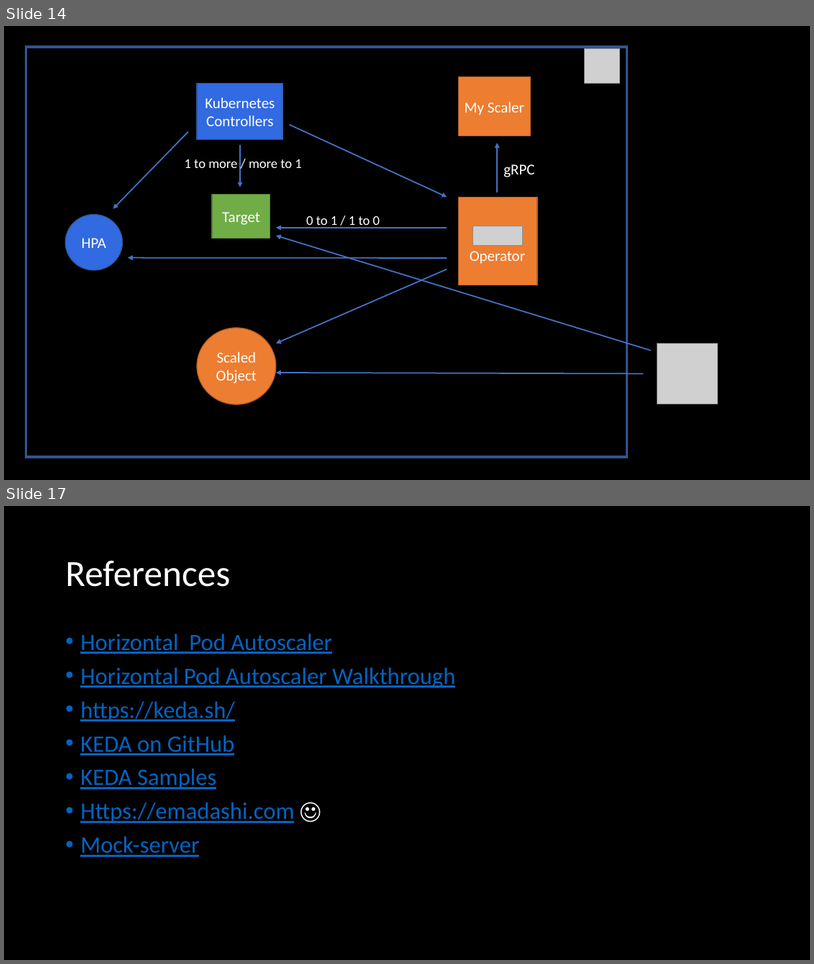
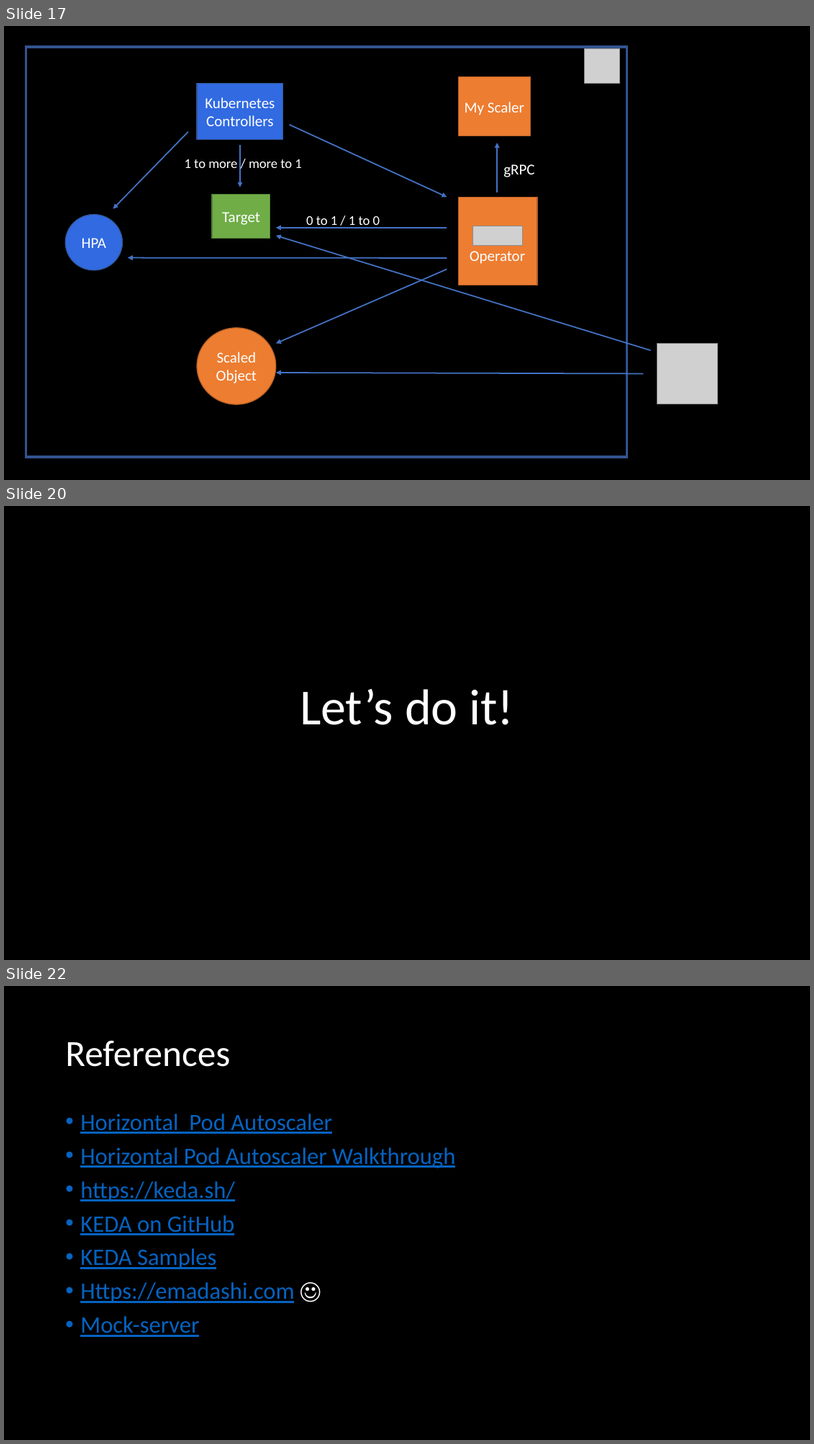
Before and after one commit to eashi/keda-workshop, a slide deck: preso.pptx. Shown one above the other, each under a label of ours: slides 14 and 17 before the commit, slides 17, 20 and 22 after it; the slides between them are not shown. The pictures are 814x964 and 814x1444 pixels, drawn with LibreOffice and Linux fonts; fonts in the diff are those of the drawing; grey boxes stand for pictures. Boxes give left, top, right and bottom in pixels: in the first picture for what was removed or moved away, otherwise in the second. Text is boxed around its words. In the diff, an @@ line names an element or a change of style, - is before the commit and + after.

```diff
--- a/preso.pptx
+++ b/preso.pptx
@@ slide 20 added at <box>4,506,810,960</box>, background #000000 @@
@@ title added at <box>300,688,514,725</box>, 60 pt, text #FFFFFF @@
+Let’s do it!
@@ what was slide 14 is now slide 17 @@
@@ what was slide 17 is now slide 22 @@
```
Also in this commit, not shown: 3 slides changed, 4 other slides added.
